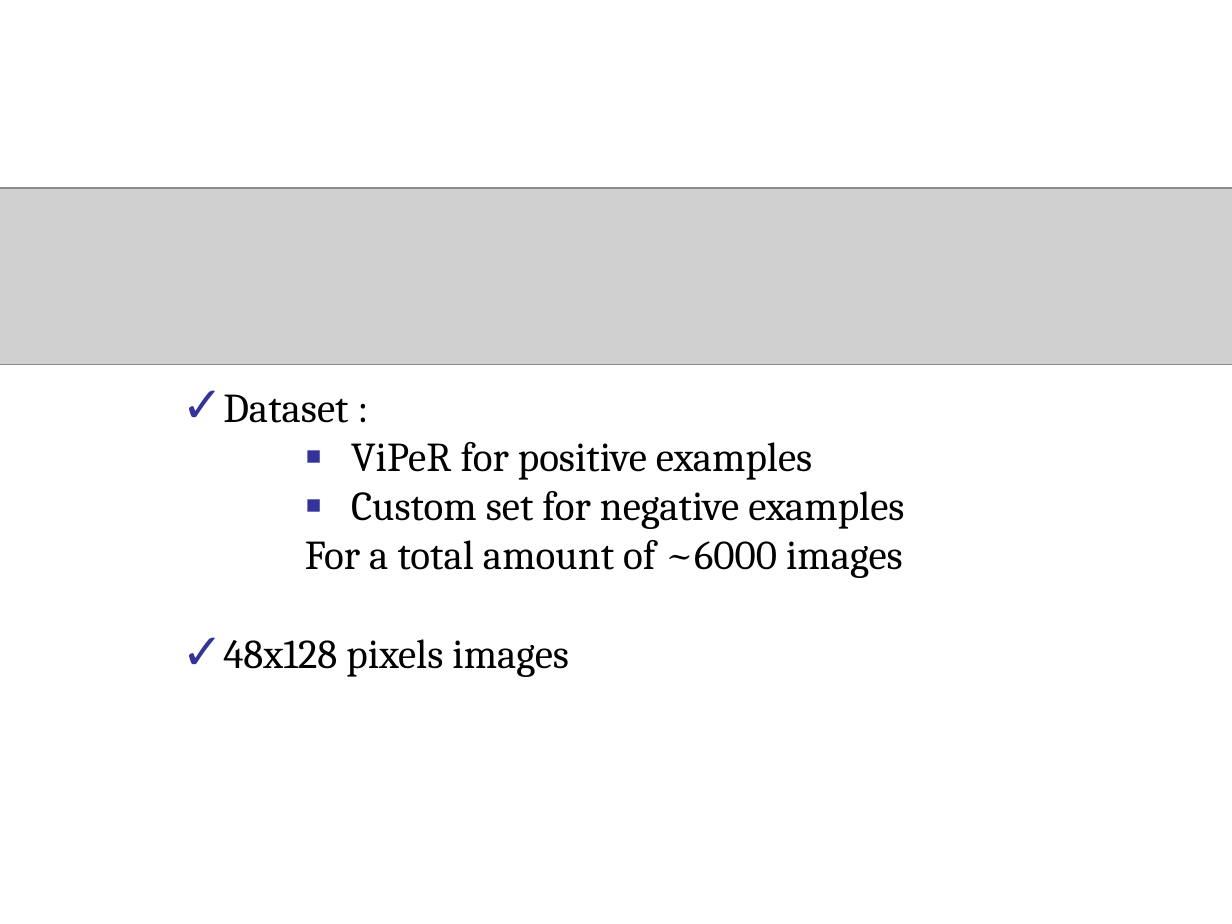
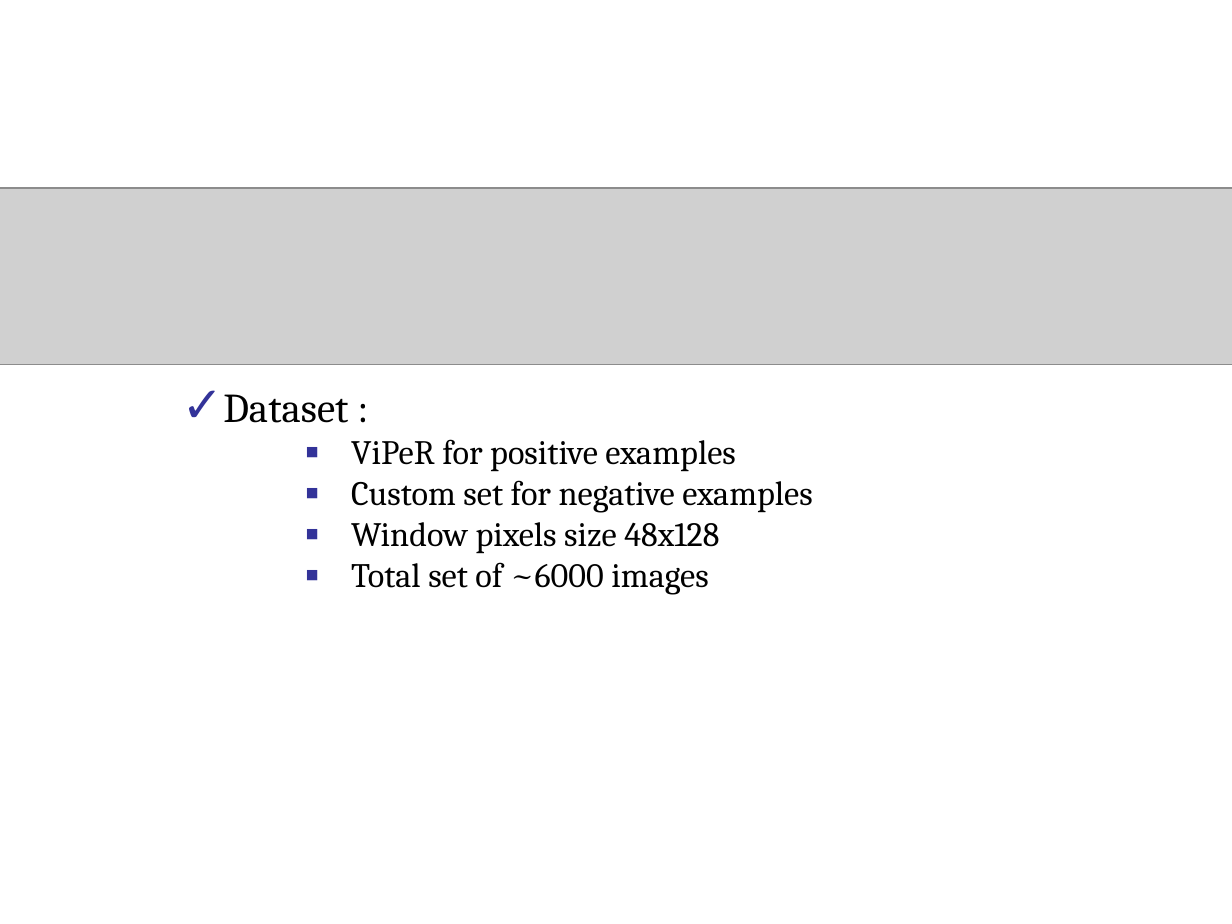
Before and after one commit to Daguerreo/ppd, a slide deck: slide 7 of presentazione/2394.ppt. Drawn at 1232x924 pixels with LibreOffice and Linux fonts; fonts in the diff are those of the drawing; grey boxes stand for pictures; background and template pictures are left out. Boxes give left, top, right and bottom in pixels: in the first picture for what was removed or moved away, otherwise in the second. Text is boxed around its words. In the diff, an @@ line names an element or a change of style, - is before the commit and + after.

```diff
--- a/presentazione/2394.ppt
+++ b/presentazione/2394.ppt
@@ text at [351,439,812,513]: size 24 to 20 pt in "ViPeR for positive examples", "Custom set for negative examples" @@
@@ text at [351,522,719,595]: text changed; size 24 to 20 pt @@
-    For a total amount of ~6000 images
-✓ 48x128 pixels images
+    ▪ Window pixels size 48x128
+    ▪ Total set of ~6000 images
```
Also in this commit, not shown: 4 other slides changed, 1 slide added.
